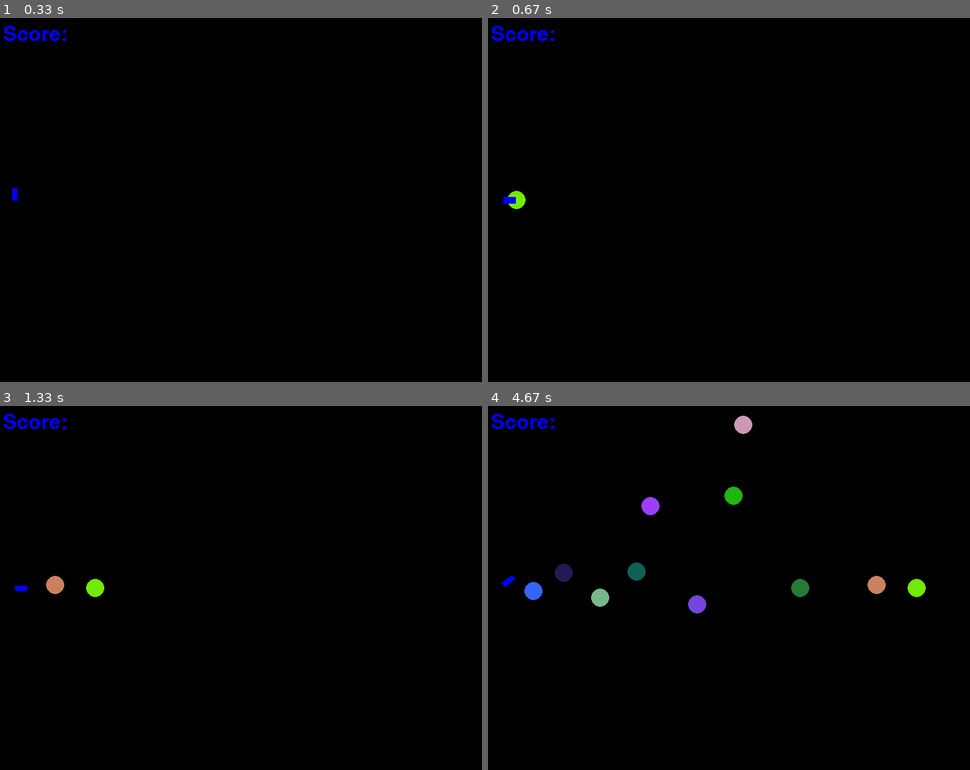
Above: before the commit, frames 1-4 (two rows, left to right).
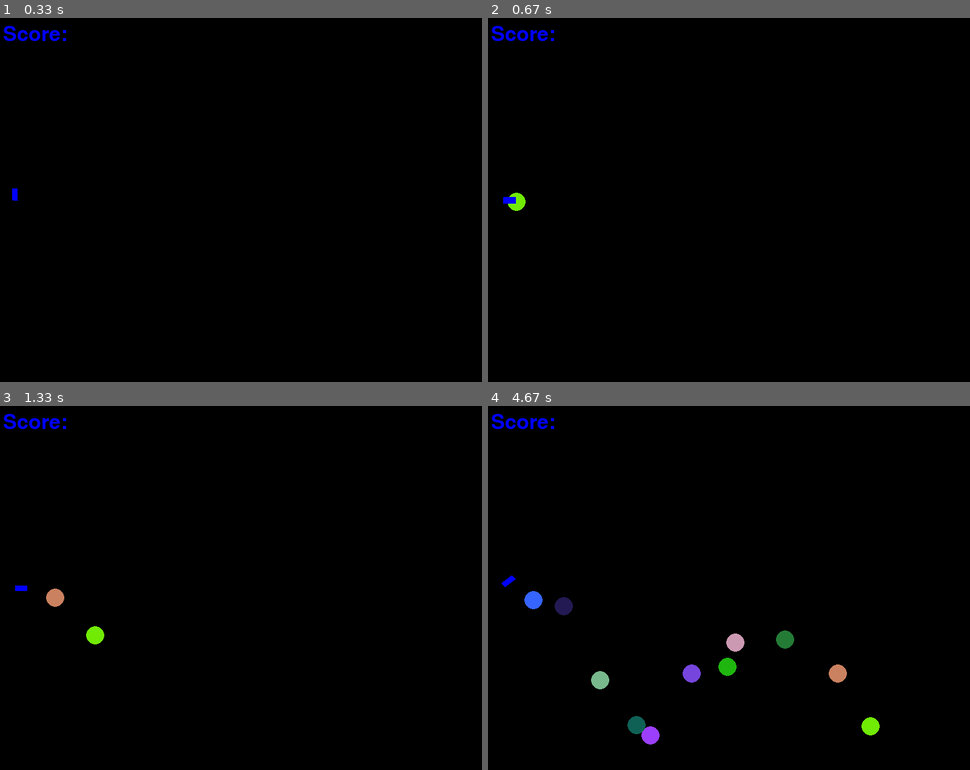
Above: after the commit, the same moments.

Repository: python-practice-b02-006/Kuzin
Game: pygame game, started from Gun/gun0.py
The game is run twice, just before and just after one commit, with the same random seed, the same clock (stepped at 60 frames per second) and the same inputs.
Inputs (mouse positions are in pixels of both pictures, inside the frame that each line leads up to):
- Up to frame 1 (0.33 s): no input
- Up to frame 2 (0.67 s): click (729, 200) at 0.42 s
- Up to frame 3 (1.33 s): hold Up 0.67-1.13 s; click (395, 577) at 0.8 s; hold Down from 1.17 s (still down); click (125, 591) at 1.3 s
- Up to frame 4 (4.67 s): release Down at 1.47 s; hold Up 1.5-1.87 s; click (579, 533) at 1.63 s; hold Down 1.9-2.27 s; move the mouse to (796, 460) at 1.93 s; click (796, 460) at 2.03 s; hold Up 2.3-2.6 s; click (782, 620) at 2.43 s; hold Down 2.63-2.93 s; click (738, 464) at 2.77 s; hold Up 2.97-3.33 s; click (555, 577) at 3.1 s; hold Down 3.37-3.73 s; click (733, 624) at 3.5 s; hold Up 3.77-4.07 s; click (709, 526) at 3.9 s; hold Down 4.1-4.4 s; click (854, 646) at 4.23 s; hold Up from 4.43 s (still down); click (647, 467) at 4.57 s

Frame 1 is identical in both runs. In frame 2, less than 0.1% of the frame differs, in the area x 4-8%, y 47-53%; in frame 3, 0.5%; in frame 4, 3.1%, in the area x 7-91%, y 2-93%.

Commit message:
Added gravitation and energy loss

Diff:
--- a/Gun/gun0.py
+++ b/Gun/gun0.py
@@ -58,7 +58,8 @@
     def draw(self, screen):
         pg.draw.circle(screen, self.color, self.coord, self.rad)
 
-    def move(self, t_step=1.):
+    def move(self, t_step=1., a=1):
+        self.vel[1] += a
         for i in range(2):
             self.coord[i] += int(self.vel[i] * t_step)
         self.check_walls()
@@ -73,7 +74,7 @@
                 self.coord[i] = SCREEN_SIZE[i] - self.rad
                 self.flip_vel(n[i])
 
-    def flip_vel(self, axis, coef_perp = 1., coef_par = 1.):
+    def flip_vel(self, axis, coef_perp = 0.9, coef_par = .9):
         vel = np.array(self.vel)
         n = np.array(axis)
         n = n / np.linalg.norm(n)
@@ -119,6 +120,9 @@
         self.balls = []
         self.targets = []
 
+    def new_targets(self):
+        self.targets.append(Target())
+
 
     def process(self, events, screen):
         done = self.handle_events(events)
@@ -126,8 +130,8 @@
         self.draw(screen)
         return done
 
-        if len(self.targets) == 0 and len(self.balls) == 0:
-            self.redraw()
+        #if len(self.targets) == 0 and len(self.balls) == 0:
+        #self.new_targets()
 
 
     def draw(self, screen):
